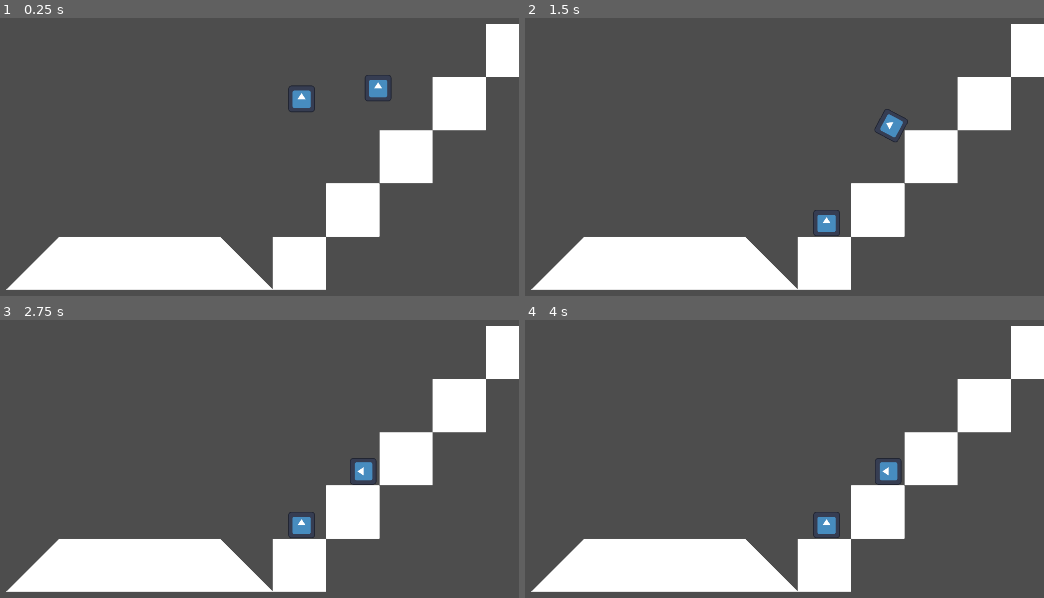
Above: before the commit, frames 1-4 (two rows, left to right).
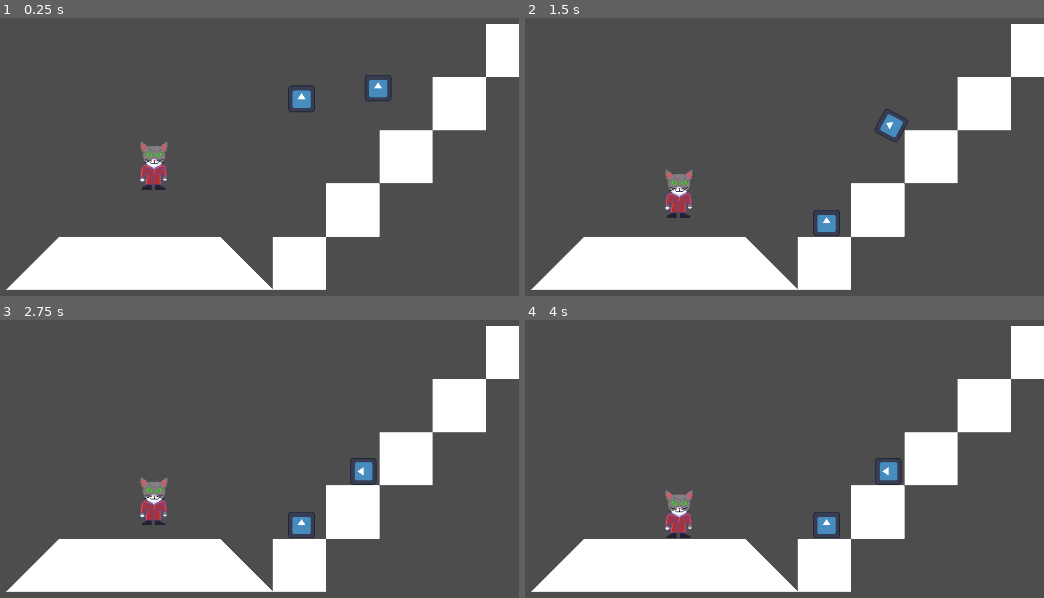
Above: after the commit, the same moments.

Repository: RubenTipparach/anekin-and-baby-cat-adventures
Game: Godot game, scene res://worldo.tscn
Two runs of this game, one before a commit and one after it. Both use one fixed random seed, a clock stepped at 60 frames per second and the inputs below. The engine's default icon, where the game draws it, is replaced by a stand-in: a white triangle on a blue panel in a dark square.
Inputs:
- Up to frame 1 (0.25 s): no input
- Up to frame 2 (1.5 s): hold Right (ui_right) from 0.53 s (still down); tap Space (cat_jump, bound only after the commit) at 0.6, 0.77, 1.07, 1.35 s
- Up to frame 3 (2.75 s): tap Space (cat_jump, bound only after the commit) at 1.52, 1.82, 2.1 s; release Right (ui_right) at 2.03 s; hold Left (ui_left) from 2.03 s (still down)
- Up to frame 4 (4 s): release Left (ui_left) at 2.78 s; hold Right (ui_right) from 2.78 s (still down); tap Space (cat_jump, bound only after the commit) at 2.85, 3.02, 3.32, 3.6, 3.77 s

The runs differ from the first frame. In frame 1, 0.7% of the frame differs, in the area x 26-33%, y 44-62%; in frame 2, 0.7%; in frame 3, 0.7%; in frame 4, 0.7%.

Commit message:
cyberponk Anakin

Diff:
--- /dev/null
+++ b/Player.gd
@@ -0,0 +1,156 @@
+extends CharacterBody2D
+## This character controller was created with the intent of being a decent starting point for Platformers.
+##
+## Instead of teaching the basics, I tried to implement more advanced considerations.
+## That's why I call it 'Movement 2'. This is a sequel to learning demos of similar a kind.
+## Beyond coyote time and a jump buffer I go through all the things listed in the following video:
+## https://www.youtube.com/watch?v=2S3g8CgBG1g
+## Except for separate air and ground acceleration, as I don't think it's necessary.
+
+
+# BASIC MOVEMENT VARAIABLES ---------------- #
+var face_direction := 1
+var x_dir := 1
+
+@export var max_speed: float = 560
+@export var acceleration: float = 2880
+@export var turning_acceleration : float = 9600
+@export var deceleration: float = 3200
+# ------------------------------------------ #
+
+# GRAVITY ----- #
+@export var gravity_acceleration : float = 3840
+@export var gravity_max : float = 1020
+# ------------- #
+
+# JUMP VARAIABLES ------------------- #
+@export var jump_force : float = 1400
+@export var jump_cut : float = 0.25
+@export var jump_gravity_max : float = 500
+@export var jump_hang_treshold : float = 2.0
+@export var jump_hang_gravity_mult : float = 0.1
+# Timers
+@export var jump_coyote : float = 0.08
+@export var jump_buffer : float = 0.1
+
+var jump_coyote_timer : float = 0
+var jump_buffer_timer : float = 0
+var is_jumping := false
+# ----------------------------------- #
+
+
+# All iputs we want to keep track of
+func get_input() -> Dictionary:
+	return {
+		"x": int(Input.is_action_pressed("ui_right")) - int(Input.is_action_pressed("ui_left")),
+		"y": int(Input.is_action_pressed("ui_down")) - int(Input.is_action_pressed("ui_up")),
+		"just_jump": Input.is_action_just_pressed("jump") == true,
+		"jump": Input.is_action_pressed("jump") == true,
+		"released_jump": Input.is_action_just_released("jump") == true
+	}
+
+
+func _physics_process(delta: float) -> void:
+	x_movement(delta)
+	jump_logic(delta)
+	apply_gravity(delta)
+
+	timers(delta)
+	move_and_slide()
+
+
+func x_movement(delta: float) -> void:
+	x_dir = get_input()["x"]
+
+	# Stop if we're not doing movement inputs.
+	if x_dir == 0:
+		velocity.x = Vector2(velocity.x, 0).move_toward(Vector2(0,0), deceleration * delta).x
+		return
+
+	# If we are doing movement inputs and above max speed, don't accelerate nor decelerate
+	# Except if we are turning
+	# (This keeps our momentum gained from outside or slopes)
+	if abs(velocity.x) >= max_speed and sign(velocity.x) == x_dir:
+		return
+
+	# Are we turning?
+	# Deciding between acceleration and turn_acceleration
+	var accel_rate : float = acceleration if sign(velocity.x) == x_dir else turning_acceleration
+
+	# Accelerate
+	velocity.x += x_dir * accel_rate * delta
+
+	set_direction(x_dir) # This is purely for visuals
+
+
+func set_direction(hor_direction) -> void:
+	# This is purely for visuals
+	# Turning relies on the scale of the player
+	# To animate, only scale the sprite
+	if hor_direction == 0:
+		return
+	apply_scale(Vector2(hor_direction * face_direction, 1)) # flip
+	face_direction = hor_direction # remember direction
+
+
+func jump_logic(_delta: float) -> void:
+	# Reset our jump requirements
+	if is_on_floor():
+		jump_coyote_timer = jump_coyote
+		is_jumping = false
+	if get_input()["just_jump"]:
+		jump_buffer_timer = jump_buffer
+
+	# Jump if grounded, there is jump input, and we aren't jumping already
+	if jump_coyote_timer > 0 and jump_buffer_timer > 0 and not is_jumping:
+		is_jumping = true
+		jump_coyote_timer = 0
+		jump_buffer_timer = 0
+		# If falling, account for that lost speed
+		if velocity.y > 0:
+			velocity.y -= velocity.y
+
+		velocity.y = -jump_force
+
+	# We're not actually interested in checking if the player is holding the jump button
+#	if get_input()["jump"]:pass
+
+	# Cut the velocity if let go of jump. This means our jumpheight is varaiable
+	# This should only happen when moving upwards, as doing this while falling would lead to
+	# The ability to studder our player mid falling
+	if get_input()["released_jump"] and velocity.y < 0:
+		velocity.y -= (jump_cut * velocity.y)
+
+	# This way we won't start slowly descending / floating once hit a ceiling
+	# The value added to the treshold is arbritary,
+	# But it solves a problem where jumping into
+	if is_on_ceiling(): velocity.y = jump_hang_treshold + 100.0
+
+
+func apply_gravity(delta: float) -> void:
+	var applied_gravity : float = 0
+
+	# No gravity if we are grounded
+	if jump_coyote_timer > 0:
+		return
+
+	# Normal gravity limit
+	if velocity.y <= gravity_max:
+		applied_gravity = gravity_acceleration * delta
+
+	# If moving upwards while jumping, the limit is jump_gravity_max to achieve lower gravity
+	if (is_jumping and velocity.y < 0) and velocity.y > jump_gravity_max:
+		applied_gravity = 0
+
+	# Lower the gravity at the peak of our jump (where velocity is the smallest)
+	if is_jumping and abs(velocity.y) < jump_hang_treshold:
+		applied_gravity *= jump_hang_gravity_mult
+
+	velocity.y += applied_gravity
+
+
+func timers(delta: float) -> void:
+	# Using timer nodes here would mean unnececary functions and node calls
+	# This way everything is contained in just 1 script with no node requirements
+	jump_coyote_timer -= delta
+	jump_buffer_timer -= delta
--- /dev/null
+++ b/PlayerCat.gd
@@ -0,0 +1,41 @@
+extends CharacterBody2D
+
+
+# Variables for movement
+@export var speed = 200
+@export var jump_strength = -400
+@export var gravity = 20
+
+# Initialize the velocity
+
+
+# _Ready function
+func _ready():
+	pass
+
+# _PhysicsProcess function for movement
+func _physics_process(delta):
+
+	# Left and Right Movement
+	if Input.is_action_pressed("cat_left"):
+		print("left")
+		velocity.x = -speed * delta
+	elif Input.is_action_pressed("cat_right"):
+		print("right")
+		velocity.x = speed * delta
+	else:
+		velocity.x = 0
+
+	# Jump
+	if Input.is_action_just_pressed("cat_jump") and is_on_floor():
+		print("jumped")
+		velocity.y = jump_strength
+
+	#gravity = 1
+
+	# Apply Gravity
+	velocity.y += gravity * delta
+
+	# Move the character
+	# move_and_slide(velocity, Vector2.UP)
+	move_and_slide()
--- a/project.godot
+++ b/project.godot
@@ -23,3 +23,21 @@
 [dotnet]
 
 project/assembly_name="anekin-and-baby-cat"
+
+[input]
+
+cat_left={
+"deadzone": 0.5,
+"events": [Object(InputEventKey,"resource_local_to_scene":false,"resource_name":"","device":0,"window_id":0,"alt_pressed":false,"shift_pressed":false,"ctrl_pressed":false,"meta_pressed":false,"pressed":false,"keycode":0,"physical_keycode":65,"key_label":0,"unicode":0,"echo":false,"script":null)
+]
+}
+cat_right={
+"deadzone": 0.5,
+"events": [Object(InputEventKey,"resource_local_to_scene":false,"resource_name":"","device":-1,"window_id":0,"alt_pressed":false,"shift_pressed":false,"ctrl_pressed":false,"meta_pressed":false,"pressed":false,"keycode":0,"physical_keycode":68,"key_label":0,"unicode":100,"echo":false,"script":null)
+]
+}
+cat_jump={
+"deadzone": 0.5,
+"events": [Object(InputEventKey,"resource_local_to_scene":false,"resource_name":"","device":-1,"window_id":0,"alt_pressed":false,"shift_pressed":false,"ctrl_pressed":false,"meta_pressed":false,"pressed":false,"keycode":0,"physical_keycode":32,"key_label":0,"unicode":32,"echo":false,"script":null)
+]
+}
--- a/worldo.tscn
+++ b/worldo.tscn
@@ -1,7 +1,9 @@
-[gd_scene load_steps=6 format=3 uid="uid://d2t55ajt2ugni"]
+[gd_scene load_steps=9 format=3 uid="uid://d2t55ajt2ugni"]
 
 [ext_resource type="Texture2D" uid="uid://c1cvri1aowk38" path="res://TilesetOf5.png" id="1_ffki7"]
 [ext_resource type="Texture2D" uid="uid://pd6vncmfjkpy" path="res://icon.svg" id="2_144n0"]
+[ext_resource type="Texture2D" uid="uid://daq5bbt6xrvrc" path="res://anakin_man.png" id="3_doh7y"]
+[ext_resource type="Script" path="res://PlayerCat.gd" id="3_w7ma1"]
 
 [sub_resource type="TileSetAtlasSource" id="TileSetAtlasSource_6hylm"]
 texture = ExtResource("1_ffki7")
@@ -30,10 +32,14 @@
 [sub_resource type="TileSet" id="TileSet_yv10i"]
 tile_size = Vector2i(256, 256)
 physics_layer_0/collision_layer = 1
+physics_layer_0/collision_mask = 15
 sources/0 = SubResource("TileSetAtlasSource_6hylm")
 
 [sub_resource type="RectangleShape2D" id="RectangleShape2D_jun5f"]
 size = Vector2(138, 132)
+
+[sub_resource type="RectangleShape2D" id="RectangleShape2D_gk8gy"]
+size = Vector2(14.8048, 29.2964)
 
 [node name="Node2D" type="Node2D"]
 
@@ -50,6 +56,7 @@
 
 [node name="RocksLol" type="RigidBody2D" parent="."]
 position = Vector2(1615, -1096)
+collision_layer = 4
 
 [node name="CollisionShape2D" type="CollisionShape2D" parent="RocksLol"]
 position = Vector2(1, 0)
@@ -60,9 +67,34 @@
 
 [node name="RocksLol2" type="RigidBody2D" parent="."]
 position = Vector2(1247, -1044)
+collision_layer = 4
 
 [node name="CollisionShape2D" type="CollisionShape2D" parent="RocksLol2"]
 shape = SubResource("RectangleShape2D_jun5f")
 
 [node name="Sprite2D" type="Sprite2D" parent="RocksLol2"]
 texture = ExtResource("2_144n0")
+
+[node name="Anekin_CAT" type="CharacterBody2D" parent="."]
+position = Vector2(538, -770)
+collision_layer = 2
+collision_mask = 13
+floor_stop_on_slope = false
+floor_constant_speed = true
+floor_max_angle = 1.22173
+floor_snap_length = 2.0
+platform_floor_layers = 4193581761
+script = ExtResource("3_w7ma1")
+speed = 20000
+jump_strength = -1000
+gravity = 2000
+
+[node name="Sprite2D" type="Sprite2D" parent="Anekin_CAT"]
+scale = Vector2(3.87, 3.87)
+texture = ExtResource("3_doh7y")
+
+[node name="CollisionShape2D" type="CollisionShape2D" parent="Anekin_CAT"]
+scale = Vector2(7.43, 8.67)
+shape = SubResource("RectangleShape2D_gk8gy")
+
+[node name="Node2D" type="Node2D" parent="."]
Binary file added: anakin_man.aseprite
Binary file added: anakin_man.png
Not shown, added: anakin_man.png.import
